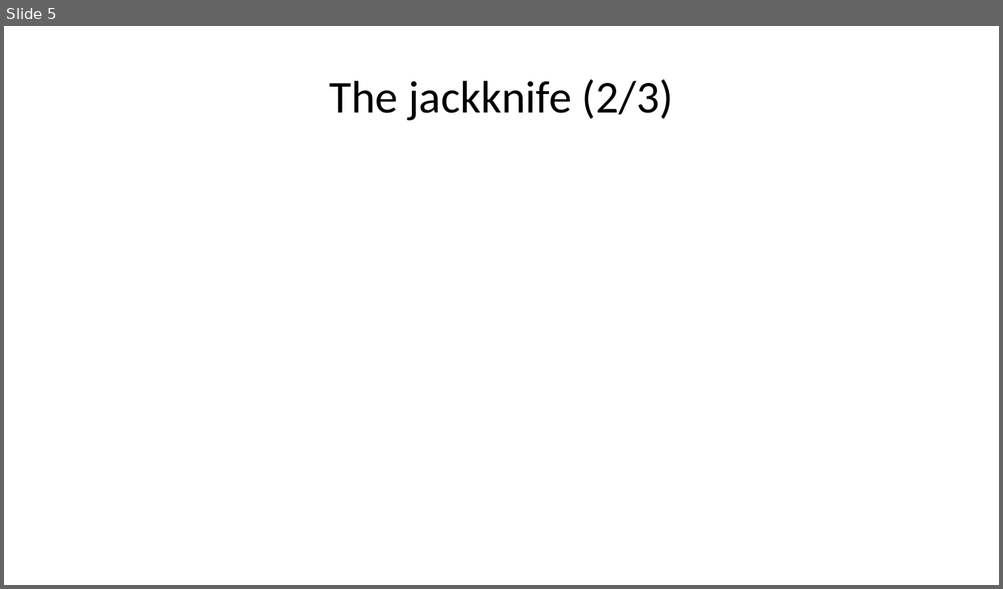
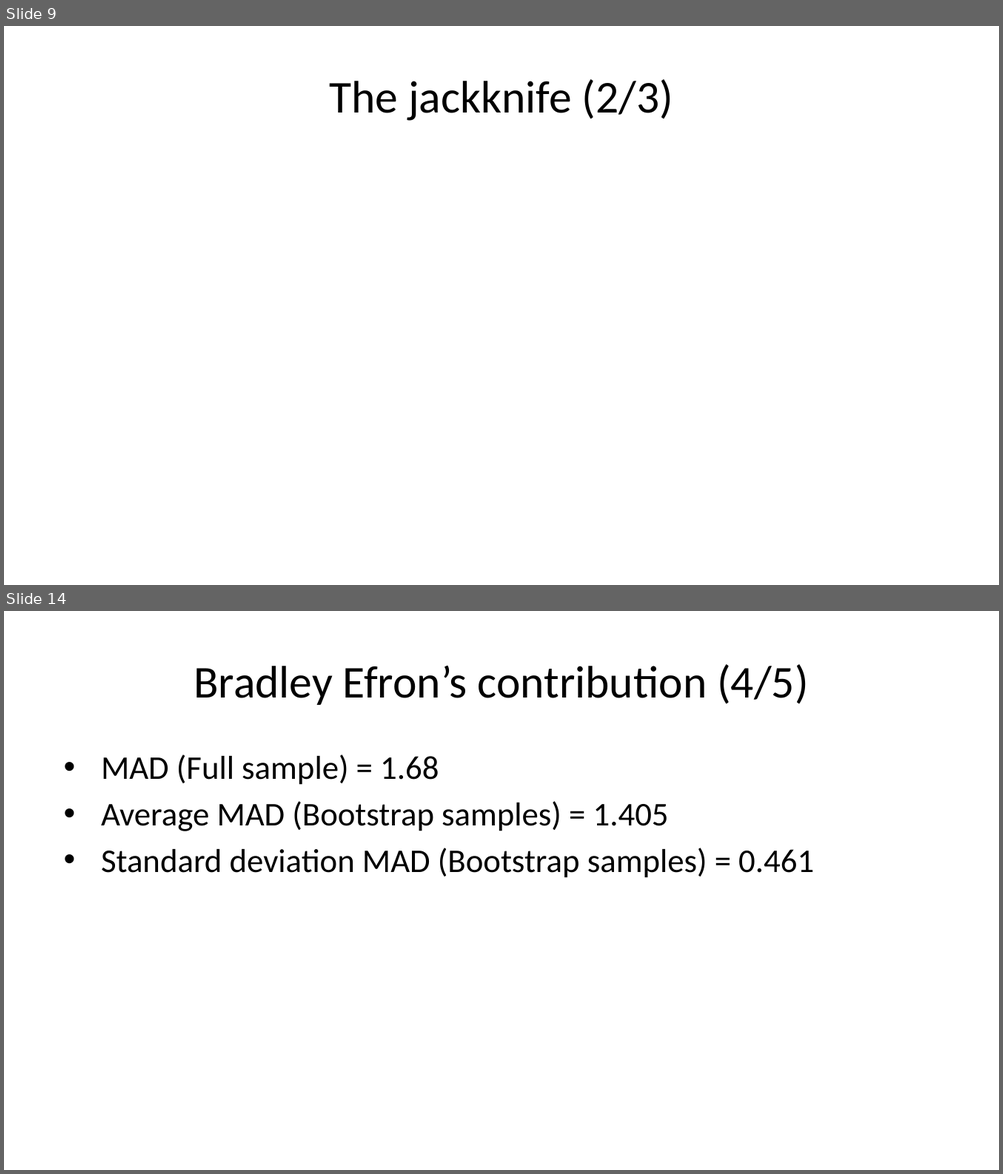
Before and after one commit to pmean/papers-and-presentations, a slide deck: bootstrap/src/bootstrap-slides.pptx. Shown one above the other, each under a label of ours: slide 5 before the commit, slides 9 and 14 after it; the slides between them are not shown. The pictures are 1003x589 and 1003x1174 pixels, drawn with LibreOffice and Linux fonts; fonts in the diff are those of the drawing. Boxes give left, top, right and bottom in pixels: in the first picture for what was removed or moved away, otherwise in the second. Text is boxed around its words. In the diff, an @@ line names an element or a change of style, - is before the commit and + after.

```diff
--- a/bootstrap/src/bootstrap-slides.pptx
+++ b/bootstrap/src/bootstrap-slides.pptx
@@ slide 14 added at (4,611,999,1170), background #FFFFFF @@
@@ title added at (193,664,808,705), 33 pt, text #000000 @@
+Bradley Efron’s contribution (4/5)
@@ text added at (101,755,814,878), 24 pt, text #000000 @@
+• MAD (Full sample) = 1.68
+• Average MAD (Bootstrap samples) = 1.405
+• Standard deviation MAD (Bootstrap samples) = 0.461
@@ what was slide 5 is now slide 9 @@
```
Also in this commit, not shown: 3 slides changed, 7 other slides added, 1 slide removed, 5 other files.
